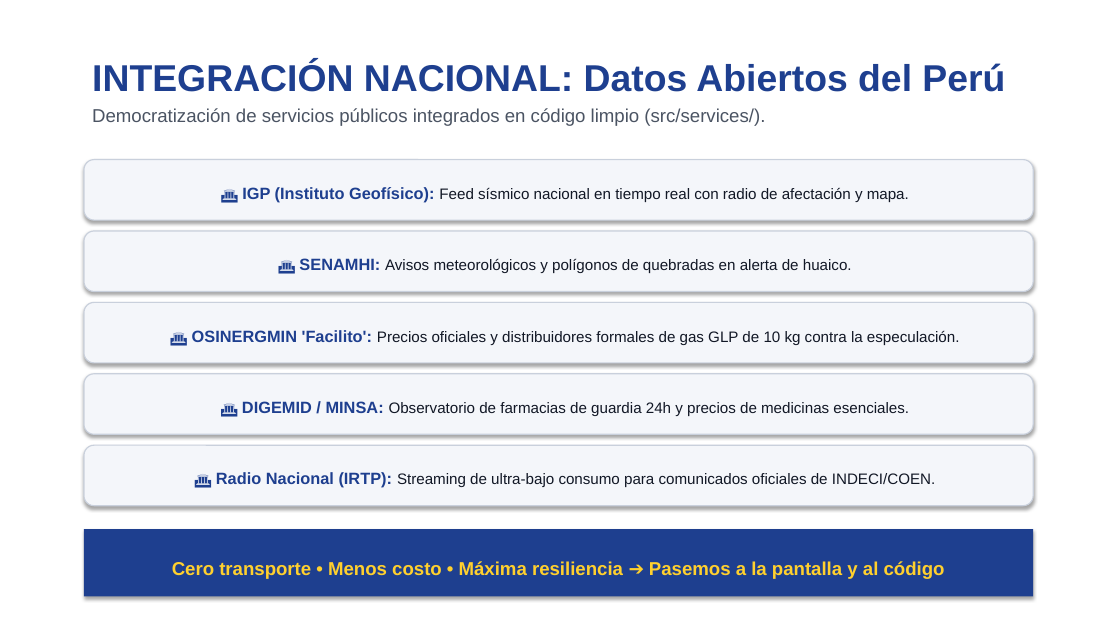
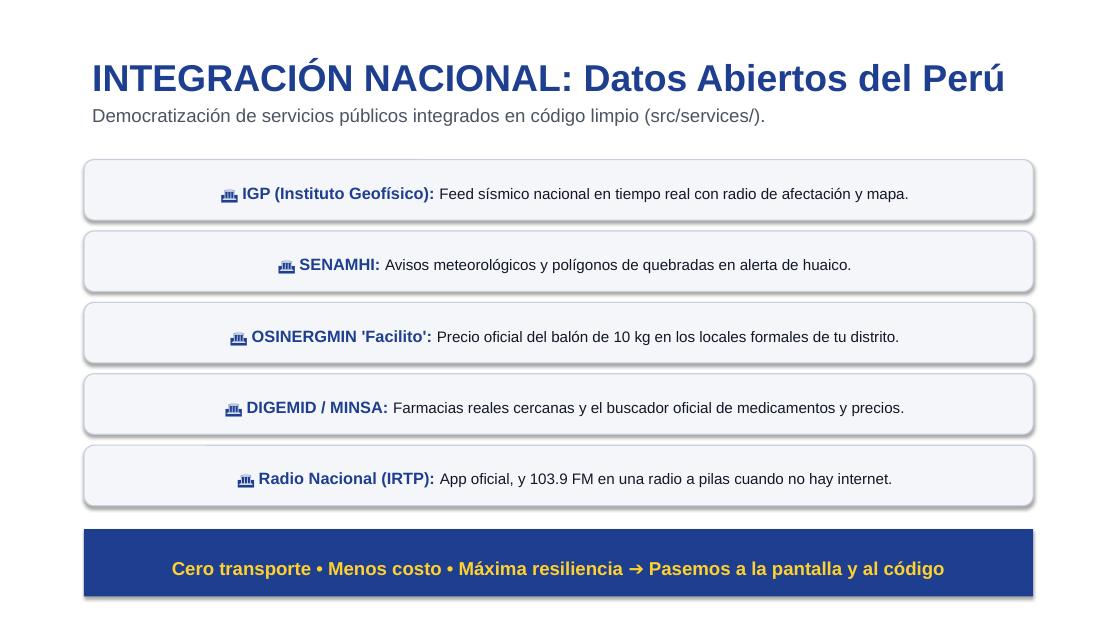
Before and after one commit to Anto-Jaimes/ICARO-AYLLU, a slide deck: slide 5 of presentacion/AYLLU_Presentacion_Hackathon.pptx. Drawn at 1120x630 pixels with LibreOffice and Linux fonts; fonts in the diff are those of the drawing. Boxes give left, top, right and bottom in pixels: in the first picture for what was removed or moved away, otherwise in the second. Text is boxed around its words. In the diff, an @@ line names an element or a change of style, - is before the commit and + after.

Commit message:
docs: el Word, el PowerPoint y los txt dicen lo que la app hace
Se habian generado desde el texto anterior: farmacias de turno, radio en
vivo, prestamos y trueques, generador QR de pagos. Mismo cambio que en
los .md; solo texto, el diseno queda igual.

```diff
--- a/presentacion/AYLLU_Presentacion_Hackathon.pptx
+++ b/presentacion/AYLLU_Presentacion_Hackathon.pptx
@@ text in rounded rectangle at (x1=252, y1=330, x2=900, y2=345): text changed @@
-🏛️ OSINERGMIN 'Facilito': Precios oficiales y distribuidores formales de gas GLP de 10 kg contra la especulación.
+🏛️ OSINERGMIN 'Facilito': Precio oficial del balón de 10 kg en los locales formales de tu distrito.
@@ text in rounded rectangle at (x1=247, y1=401, x2=905, y2=416): text changed @@
-🏛️ DIGEMID / MINSA: Observatorio de farmacias de guardia 24h y precios de medicinas esenciales.
+🏛️ DIGEMID / MINSA: Farmacias reales cercanas y el buscador oficial de medicamentos y precios.
@@ text in rounded rectangle at (x1=259, y1=472, x2=893, y2=488): text changed @@
-🏛️ Radio Nacional (IRTP): Streaming de ultra-bajo consumo para comunicados oficiales de INDECI/COEN.
+🏛️ Radio Nacional (IRTP): App oficial, y 103.9 FM en una radio a pilas cuando no hay internet.
```
Also in this commit, not shown: 1 other slide changed, 3 other files.
